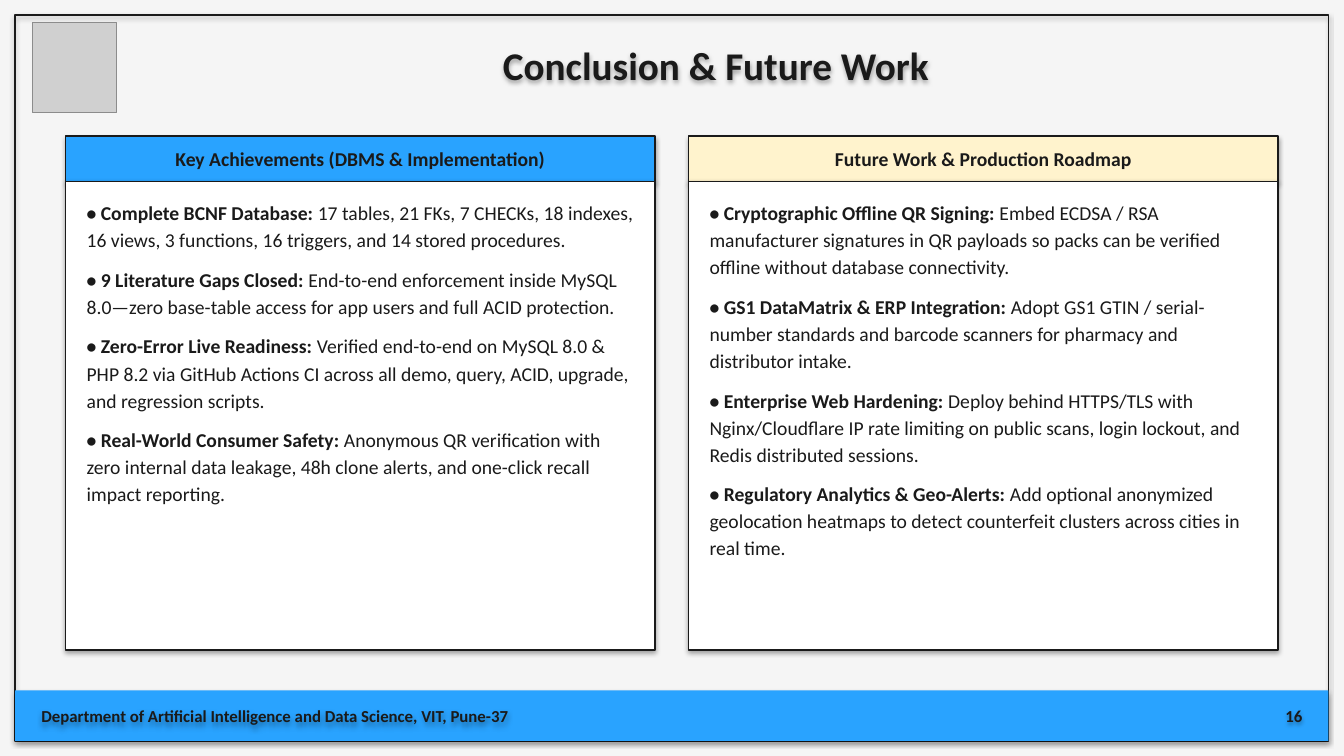
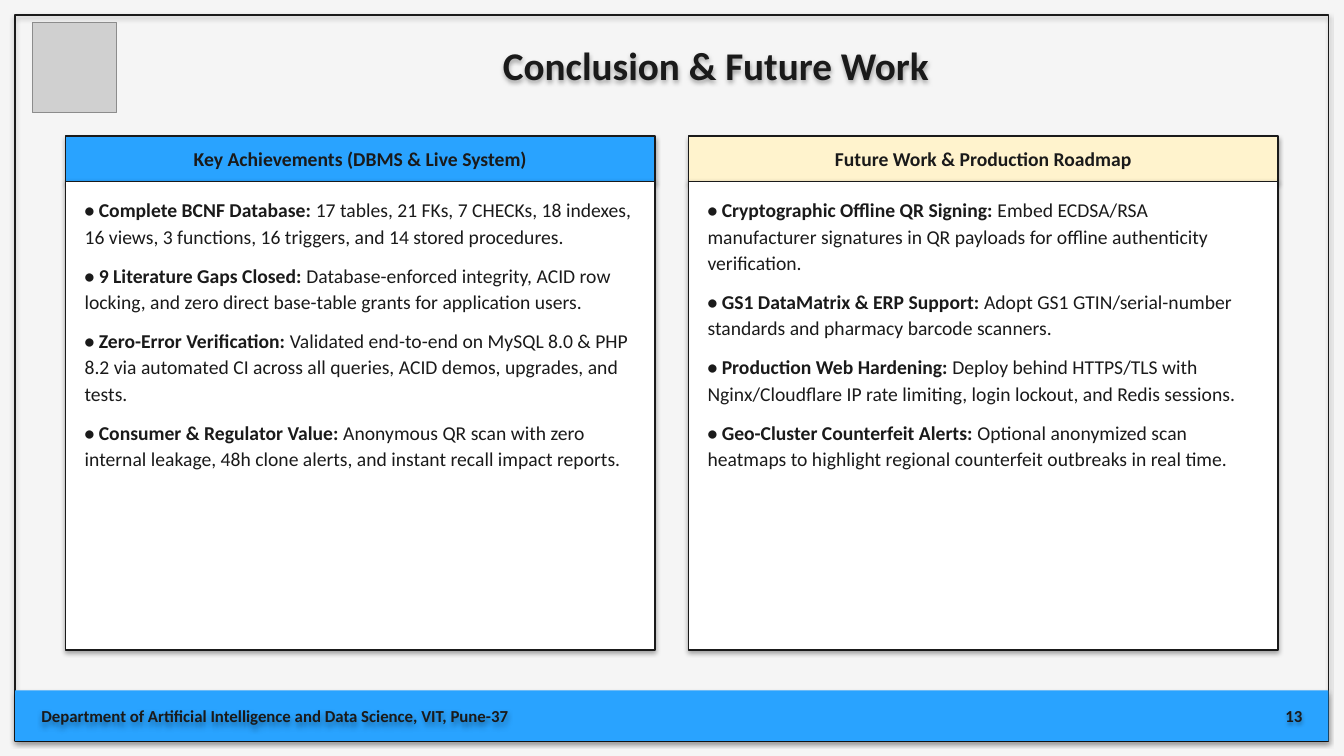
Before and after one commit to AdityaB411/PharmaTrace360, a slide deck: slide 13 of PharmaTrace360_Final_Presentation.pptx (slide 16 before the commit). Drawn at 1344x756 pixels with LibreOffice and Linux fonts; fonts in the diff are those of the drawing; grey boxes stand for pictures. Boxes give left, top, right and bottom in pixels: in the first picture for what was removed or moved away, otherwise in the second. Text is boxed around its words. In the diff, an @@ line names an element or a change of style, - is before the commit and + after.

Commit message:
docs: tighten PharmaTrace 360 presentation to 14 crisp slides

```diff
--- a/PharmaTrace360_Final_Presentation.pptx
+++ b/PharmaTrace360_Final_Presentation.pptx
@@ text in rectangle at [194,151,526,169]: text changed @@
-Key Achievements (DBMS & Implementation)
+Key Achievements (DBMS & Live System)
@@ text at [85,203,631,248]: line spacing 1.15 to 1.12 @@
@@ text at [708,203,1235,470]: text changed @@
-• Cryptographic Offline QR Signing: Embed ECDSA / RSA manufacturer signatures in QR payloads so packs can be verified offline without database connectivity.
-• GS1 DataMatrix & ERP Integration: Adopt GS1 GTIN / serial-number standards and barcode scanners for pharmacy and distributor intake.
-• Enterprise Web Hardening: Deploy behind HTTPS/TLS with Nginx/Cloudflare IP rate limiting on public scans, login lockout, and Redis distributed sessions.
-• Regulatory Analytics & Geo-Alerts: Add optional anonymized geolocation heatmaps to detect counterfeit clusters across cities in real time.
+• Cryptographic Offline QR Signing: Embed ECDSA/RSA manufacturer signatures in QR payloads for offline authenticity verification.
+• GS1 DataMatrix & ERP Support: Adopt GS1 GTIN/serial-number standards and pharmacy barcode scanners.
+• Production Web Hardening: Deploy behind HTTPS/TLS with Nginx/Cloudflare IP rate limiting, login lockout, and Redis sessions.
+• Geo-Cluster Counterfeit Alerts: Optional anonymized scan heatmaps to highlight regional counterfeit outbreaks in real time.
@@ text at [85,269,627,470]: text changed @@
-• 9 Literature Gaps Closed: End-to-end enforcement inside MySQL 8.0—zero base-table access for app users and full ACID protection.
-• Zero-Error Live Readiness: Verified end-to-end on MySQL 8.0 & PHP 8.2 via GitHub Actions CI across all demo, query, ACID, upgrade, and regression scripts.
-• Real-World Consumer Safety: Anonymous QR verification with zero internal data leakage, 48h clone alerts, and one-click recall impact reporting.
+• 9 Literature Gaps Closed: Database-enforced integrity, ACID row locking, and zero direct base-table grants for application users.
+• Zero-Error Verification: Validated end-to-end on MySQL 8.0 & PHP 8.2 via automated CI across all queries, ACID demos, upgrades, and tests.
+• Consumer & Regulator Value: Anonymous QR scan with zero internal leakage, 48h clone alerts, and instant recall impact reports.
@@ text at [1285,711,1302,722]: text changed @@
-16
+13
```
Also in this commit, not shown: 12 other slides changed, 3 slides removed.
